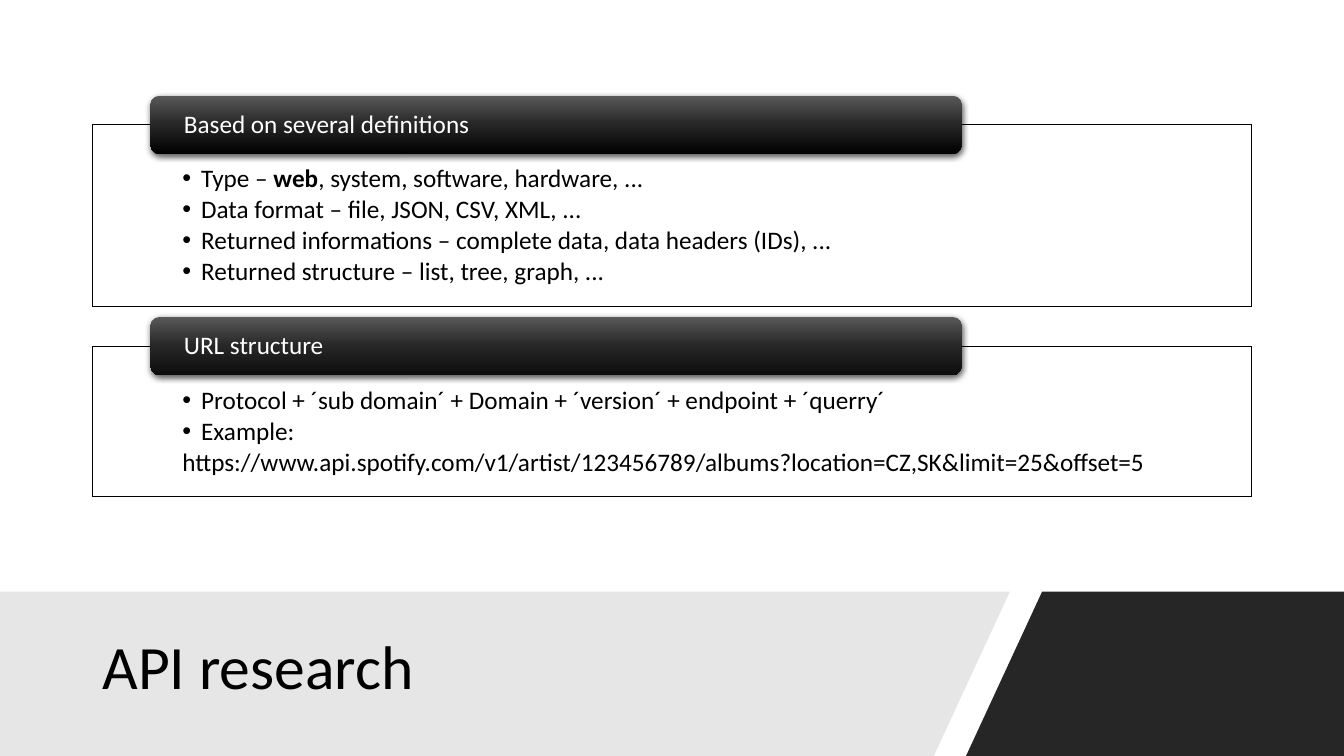
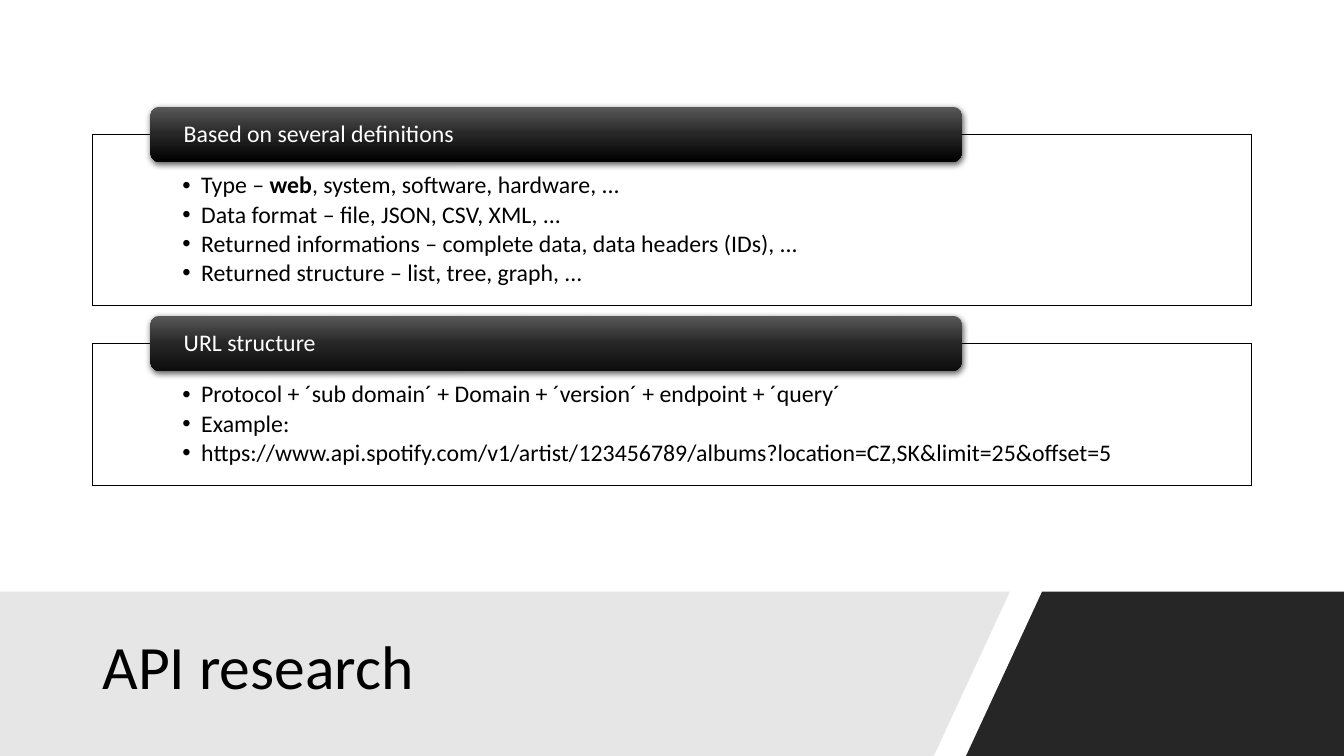
Before and after one commit to lecbyjak/intelligent-tree-select, a slide deck: slide 4 of documents/lecbyjak_bachlor_prezentation.pptx. Drawn at 1344x756 pixels with LibreOffice and Linux fonts; fonts in the diff are those of the drawing. Boxes give left, top, right and bottom in pixels: in the first picture for what was removed or moved away, otherwise in the second. Text is boxed around its words. In the diff, an @@ line names an element or a change of style, - is before the commit and + after.

```diff
--- a/documents/lecbyjak_bachlor_prezentation.pptx
+++ b/documents/lecbyjak_bachlor_prezentation.pptx
@@ rounded rectangle moved from (x1=150, y1=96, x2=962, y2=154) to (x1=150, y1=107, x2=962, y2=162) @@
@@ text "Based on several definitions" at (x1=184, y1=125, x2=453, y2=142): size 18 to 17 pt @@
@@ text "Based on several definitions" moved from (x1=184, y1=115, x2=469, y2=133) to (x1=184, y1=125, x2=453, y2=142) @@
@@ text "Type – web, system, software, ..." moved from (x1=201, y1=169, x2=806, y2=285) to (x1=201, y1=176, x2=774, y2=285) @@
@@ text "Type – web, system, software, ..." at (x1=201, y1=176, x2=774, y2=285): size 18 to 17 pt; bullet • to •• @@
@@ rectangle resized from (x1=93, y1=125, x2=1252, y2=307) to (x1=93, y1=134, x2=1252, y2=306) @@
@@ rounded rectangle moved from (x1=150, y1=317, x2=962, y2=375) to (x1=150, y1=316, x2=962, y2=371) @@
@@ text "URL structure" at (x1=184, y1=335, x2=315, y2=351): size 18 to 17 pt @@
@@ rectangle resized from (x1=93, y1=346, x2=1252, y2=496) to (x1=93, y1=344, x2=1252, y2=486) @@
@@ text at (x1=201, y1=385, x2=840, y2=406): text changed; size 18 to 17 pt @@
-  • Protocol + ´sub domain´ + Domain + ´version´ + endpoint + ´querry´
+  •• Protocol + ´sub domain´ + Domain + ´version´ + endpoint + ´query´
@@ text at (x1=201, y1=415, x2=1111, y2=465): size 18 to 17 pt in "Example:", "https://www.api.spotify.com/v1/artist/123456789/albums?locat ..."; bullet • to ••; bullet none to •• @@
```
Also in this commit, not shown: 3 other slides changed, 1 slide added, 2 other files.
